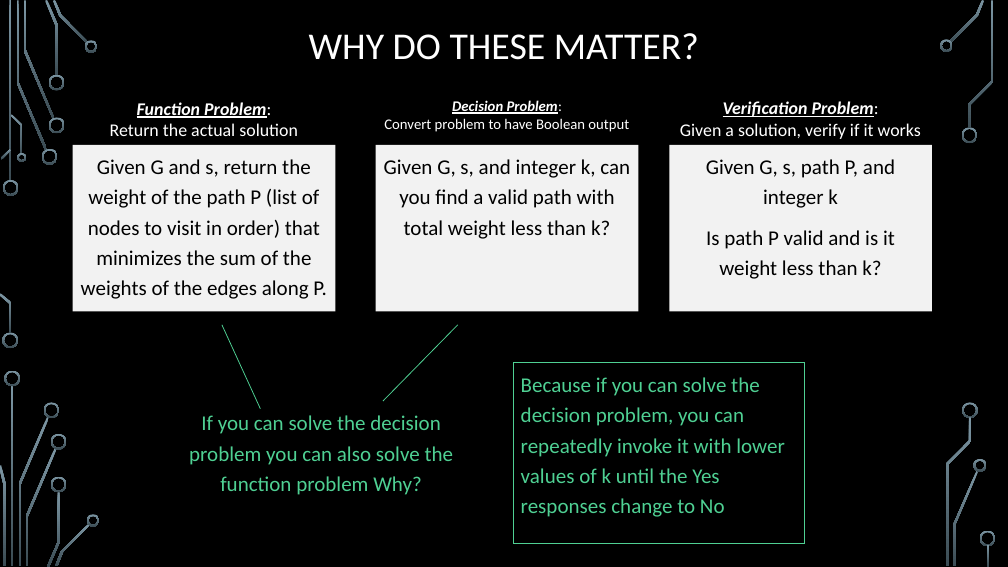
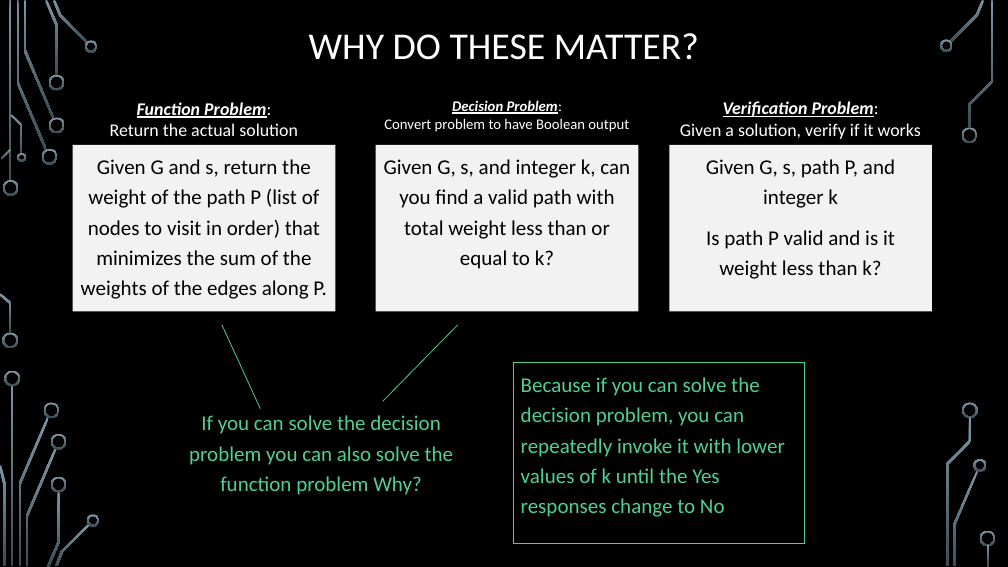
Before and after one commit to markfloryan/dmt2, a slide deck: slide 14 of slides/05-ComplexityTheory.pptx. Drawn at 1008x567 pixels with LibreOffice and Linux fonts; fonts in the diff are those of the drawing; background and template pictures are left out. Boxes give left, top, right and bottom in pixels: in the first picture for what was removed or moved away, otherwise in the second. Text is boxed around its words. In the diff, an @@ line names an element or a change of style, - is before the commit and + after.

```diff
--- a/slides/05-ComplexityTheory.pptx
+++ b/slides/05-ComplexityTheory.pptx
@@ text in rectangle at (x1=384, y1=159, x2=630, y2=269): text changed @@
-Given G, s, and integer k, can you find a valid path with total weight less than k?
+Given G, s, and integer k, can you find a valid path with total weight less than or equal to k?
```
Also in this commit, not shown: 1 other slide changed.
